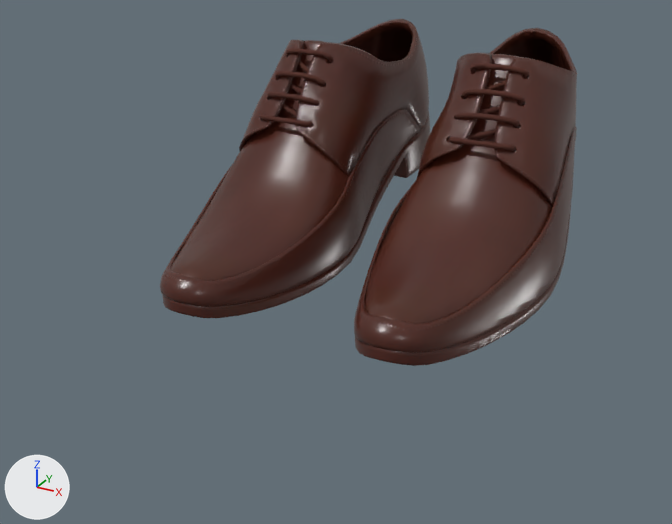
The glTF model client/public/glbs/Shoe3-1.glb, before and after one commit.
Both versions are drawn from a 50 mm camera at (0.501, -1.13, 0.435) aimed at (-0.041, -0.144, -0.058). Arrows for +X, +Y and +Z are at lower left; the lights stay in place. Vertices at the same position are counted once.
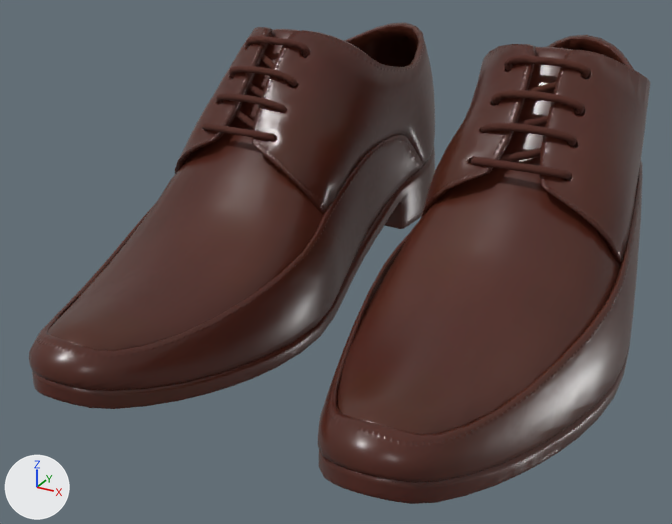
Edits to the scene script, one JSON object a line:
```json
{"block": "me_object_2_015", "where": "# used by ob_object_4_015; location = (0.0, 0.0, 0.0)"}
{"op": "remove", "block": "me_object_2_015", "code": "me_object_2_015.from_pydata(...)  # 37450 vertices, 73856 faces; spans x -0.243..0.238, y -0.366..0.257, z -0.08..0.21"}
{"op": "add", "block": "me_object_2_015", "code": "me_object_2_015.from_pydata(...)  # 37449 vertices, 73856 faces; spans x -0.344..0.338, y -0.523..0.365, z -0.161..0.223"}
{"block": "me_object_2_015", "change": "me_object_2_015 part 1: the loose piece of 369 vertices spanning x -0.231..-0.045, y -0.343..-0.038, z -0.029..0.11 is turned -6.3 degrees about the x axis through its middle and scaled by 1.42, then moved by (-0.058, -0.072, -0.033)"}
{"block": "me_object_2_015", "change": "me_object_2_015 part 2: the loose piece of 1098 vertices spanning x -0.243..-0.033, y -0.362..0.14, z -0.064..0.096 is turned -6.3 degrees about the x axis through its middle and scaled by 1.42, then moved by (-0.058, -0.043, -0.055)"}
{"block": "me_object_2_015", "change": "me_object_2_015 part 3: the loose piece of 1122 vertices spanning x -0.243..-0.032, y -0.363..0.257, z -0.08..0.078 is turned -6.3 degrees about the x axis through its middle and scaled by 1.42, then moved by (-0.058, -0.022, -0.071)"}
{"block": "me_object_2_015", "change": "me_object_2_015 part 4: the loose piece of 330 vertices spanning x -0.201..-0.072, y -0.096..0.005, z 0.065..0.202 is turned -6.3 degrees about the x axis through its middle and scaled by 1.42, then moved by (-0.057, 0.002, -0.017)"}
{"block": "me_object_2_015", "change": "me_object_2_015 part 5: the loose piece of 711 vertices spanning x 0.028..0.238, y -0.365..0.138, z -0.055..0.102 is turned -6.3 degrees about the x axis through its middle and scaled by 1.42, then moved by (0.056, -0.043, -0.051)"}
{"block": "me_object_2_015", "change": "me_object_2_015 part 6: the loose piece of 927 vertices spanning x 0.028..0.238, y -0.366..0.254, z -0.071..0.082 is turned -6.3 degrees about the x axis through its middle and scaled by 1.42, then moved by (0.056, -0.022, -0.068)"}
{"block": "me_object_2_015", "change": "me_object_2_015 part 7: the loose piece of 369 vertices spanning x 0.04..0.226, y -0.346..-0.04, z -0.019..0.117 is turned -6.3 degrees about the x axis through its middle and scaled by 1.42, then moved by (0.056, -0.071, -0.029)"}
{"block": "me_object_2_015", "change": "me_object_2_015 part 8: a new loose piece of 368 vertices spanning x 0.095..0.279, y -0.124..0.035, z 0.037..0.218, in mat_shoe"}
{"block": "me_object_2_015", "change": "me_object_2_015 part 9: 91 vertices moved within x -0.185..0.174, y -0.091..-0.045, z 0.12..0.192; 31505 vertices removed from x -0.229..0.224, y -0.12..0.241, z 0.037..0.21; 31136 vertices added at x -0.324..0.317, y -0.154..0.353, z -0.032..0.223"}
```

Boxes [x1, y1, x2, y2] around the edits, measured in the pictures (672 x 524 px; the box of a moved part takes in the faces that stretch with it):
```json
{"object": "Object_4.015", "change": "reshaped", "before": [160, 19, 577, 366], "after": [29, 22, 650, 504], "on screen": "49% wider, 39% taller"}
{"part": 1, "of": "me_object_2_015", "change": "moved or reshaped", "before": [171, 117, 348, 280], "after": [48, 133, 323, 351]}
{"part": 2, "of": "me_object_2_015", "change": "moved or reshaped", "before": [160, 109, 420, 306], "after": [29, 135, 423, 390]}
{"part": 3, "of": "me_object_2_015", "change": "moved or reshaped", "before": [162, 111, 430, 318], "after": [32, 146, 435, 409]}
{"part": 4, "of": "me_object_2_015", "change": "moved or reshaped", "before": [278, 40, 328, 118], "after": [229, 29, 299, 138]}
{"part": 5, "of": "me_object_2_015", "change": "moved or reshaped", "before": [354, 126, 577, 352], "after": [318, 162, 642, 482]}
{"part": 6, "of": "me_object_2_015", "change": "moved or reshaped", "before": [355, 167, 574, 366], "after": [319, 342, 630, 504]}
{"part": 7, "of": "me_object_2_015", "change": "moved or reshaped", "before": [365, 140, 553, 324], "after": [337, 167, 621, 434]}
{"part": 8, "of": "me_object_2_015", "change": "added", "after": [473, 47, 591, 179]}
{"part": 9, "of": "me_object_2_015", "change": "moved or reshaped", "before": [239, 19, 577, 206], "after": [175, 22, 650, 265]}
```
